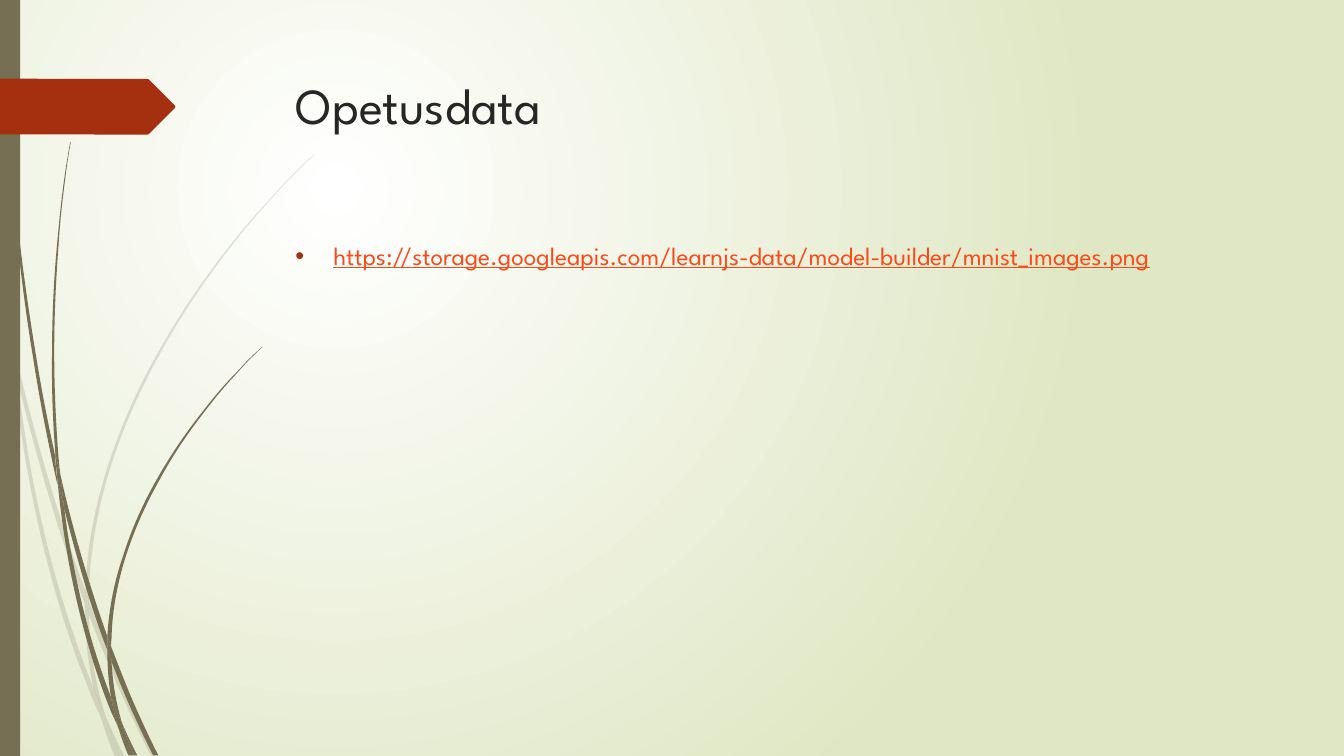
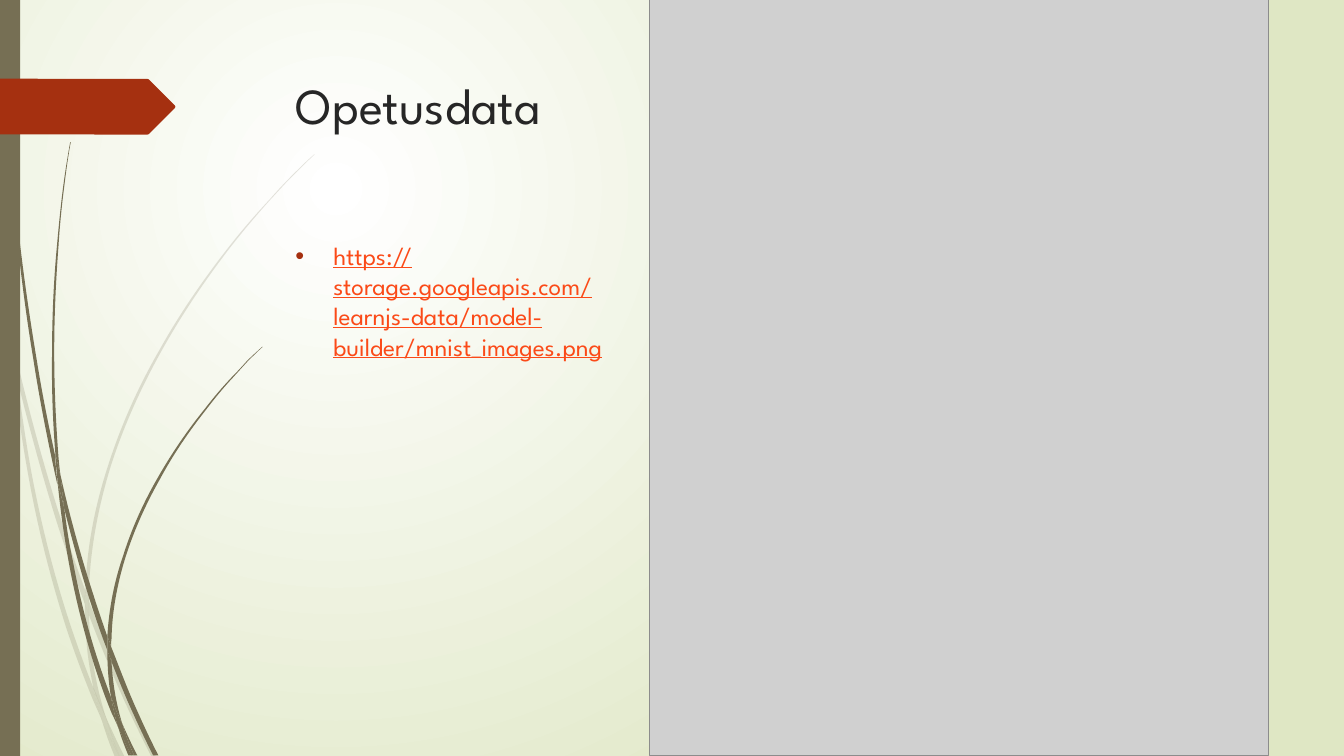
Before and after one commit to Jooseba/DrawTensor, a slide deck: slide 6 of TensorFlow.pptx. Drawn at 1344x756 pixels with LibreOffice and Linux fonts; fonts in the diff are those of the drawing; grey boxes stand for pictures. Boxes give left, top, right and bottom in pixels: in the first picture for what was removed or moved away, otherwise in the second. Text is boxed around its words. In the diff, an @@ line names an element or a change of style, - is before the commit and + after.

Commit message:
updated pptx

```diff
--- a/TensorFlow.pptx
+++ b/TensorFlow.pptx
@@ picture added at <box>649,0,1268,756</box> @@
@@ text "https://storage.googleapis.com/learnjs-data/model-builder/mn ..." rewrapped from <box>333,247,1149,271</box> to <box>333,247,602,362</box> @@
```
Also in this commit, not shown: 1 other slide changed, 1 slide added.
